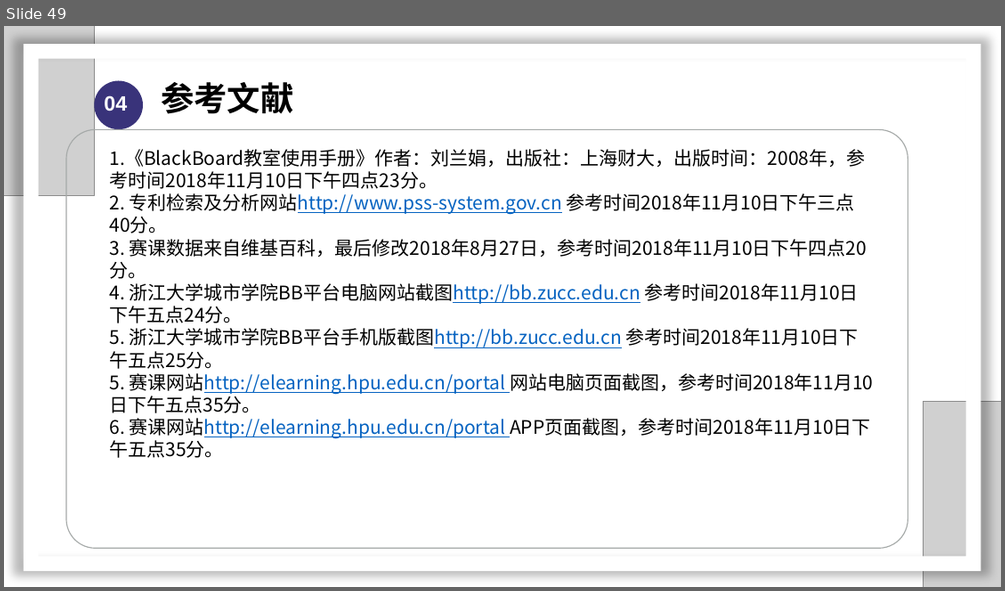
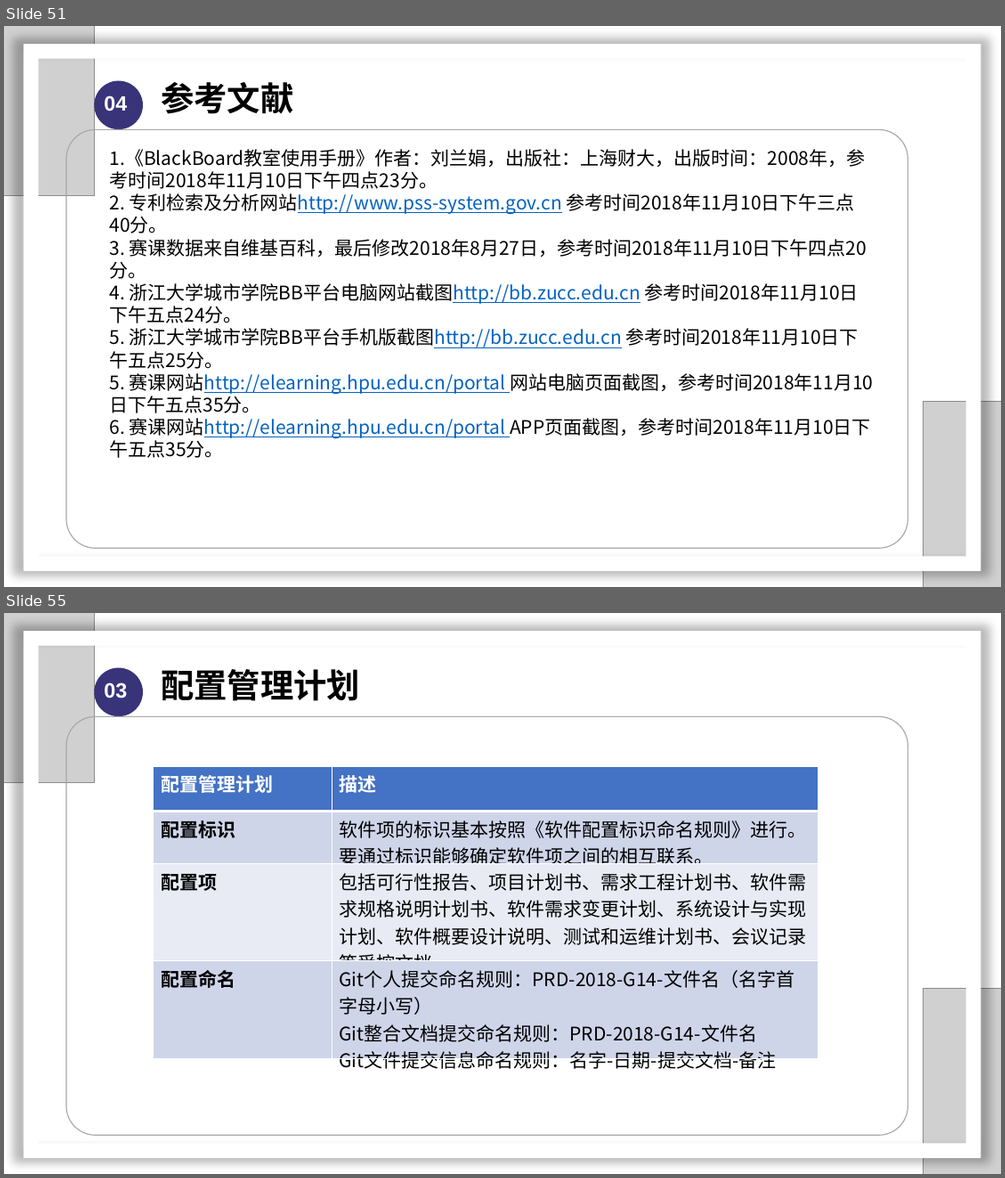
Before and after one commit to SarielX98/PRD2018G14, a slide deck: 受控文档/PPT/PRD2018-G14-软件需求工程审核PPT.pptx. Shown one above the other, each under a label of ours: slide 49 before the commit, slides 51 and 55 after it; the slides between them are not shown. The pictures are 1005x591 and 1005x1178 pixels, drawn with LibreOffice and Linux fonts; fonts in the diff are those of the drawing; grey boxes stand for pictures; background and template pictures are left out. Boxes give left, top, right and bottom in pixels: in the first picture for what was removed or moved away, otherwise in the second. Text is boxed around its words. In the diff, an @@ line names an element or a change of style, - is before the commit and + after.

```diff
--- a/受控文档/PPT/PRD2018-G14-软件需求工程审核PPT.pptx
+++ b/受控文档/PPT/PRD2018-G14-软件需求工程审核PPT.pptx
@@ slide 55 added at (4,613,1001,1174), background #FFFFFF @@
@@ picture added at (4,613,95,783) @@
@@ frame added at (24,631,980,1159), fill #FFFFFF @@
@@ ellipse added at (95,667,143,716), fill #39337A @@
@@ text added at (104,682,127,698), 20 pt, text #FFFFFF, bold @@
+03
@@ text added at (161,669,360,701), 32 pt, text #000000, bold @@
+配置管理计划
@@ rounded rectangle added at (66,717,907,1135), outline #A6AAA9 1 pt @@
@@ table added at (154,766,818,1075), 4 rows, 2 columns @@
+配置管理计划 | 描述
+配置标识 | 软件项的标识基本按照《软件配置标识命名规则》进行。要通过标识能够确定软件项之间的相互联系。
+配置项 | 包括可行性报告、项目计划书、需求工程计划书、软件需求规格说明计划书、软件需求变更计划、系统设计与实现计划、软件概要设计说明、测试和运维计划书、会议记录等受控文档。
+配置命名 | Git个人提交命名规则：PRD-2018-G14-文件名（名字首字母小写） / Git整合文档提交命名规则：PRD-2018-G14-文件名 / Git文件提交信息命名规则：名字-日期-提交文档-备注
@@ picture added at (923,988,1001,1174) @@
@@ what was slide 49 is now slide 51 @@
```
Also in this commit, not shown: 11 slides changed, 7 other slides added, 4 other files.
